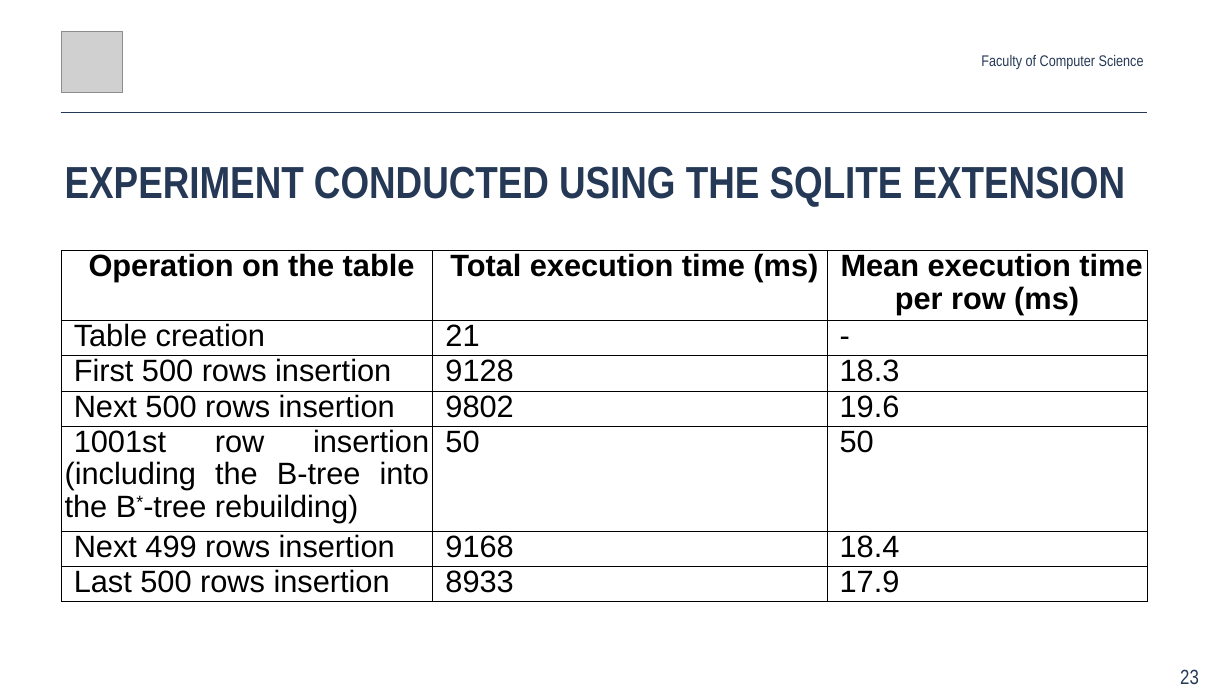
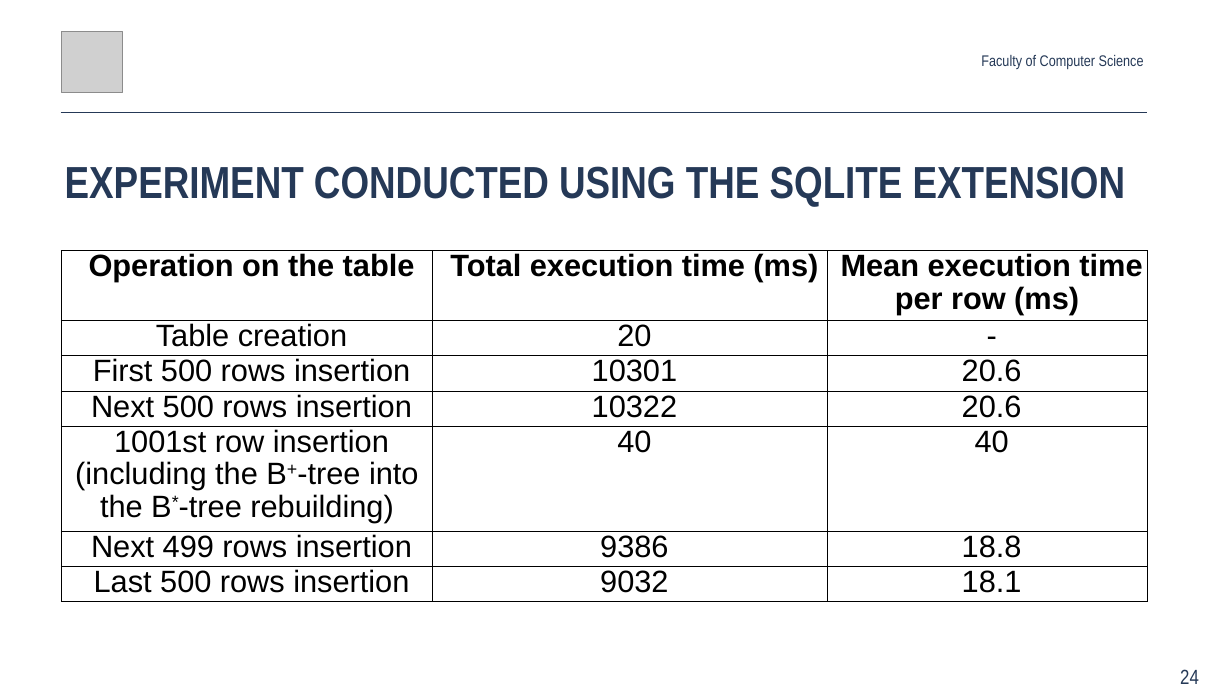
Before and after one commit to Glost/btrees_2019, a slide deck: slide 24 of root/docs/slides/Anton_Rigin_SYRCoSE_2019.pptx (slide 23 before the commit). Drawn at 1232x693 pixels with LibreOffice and Linux fonts; fonts in the diff are those of the drawing; grey boxes stand for pictures. Boxes give left, top, right and bottom in pixels: in the first picture for what was removed or moved away, otherwise in the second. Text is boxed around its words. In the diff, an @@ line names an element or a change of style, - is before the commit and + after.

```diff
--- a/root/docs/slides/Anton_Rigin_SYRCoSE_2019.pptx
+++ b/root/docs/slides/Anton_Rigin_SYRCoSE_2019.pptx
@@ table at (x1=61, y1=250, x2=1147, y2=601) @@
-row 2, column 2: 21
+row 2, column 2: 20
-row 3, column 2: 9128
+row 3, column 2: 10301
-row 3, column 3: 18.3
+row 3, column 3: 20.6
-row 4, column 2: 9802
+row 4, column 2: 10322
-row 4, column 3: 19.6
+row 4, column 3: 20.6
-row 5: 1001st row insertion (including the B-tree into the B*-tree rebuilding) | 50 | 50
+row 5: 1001st row insertion (including the B+-tree into the B*-tree rebuilding) | 40 | 40
-row 6, column 2: 9168
+row 6, column 2: 9386
-row 6, column 3: 18.4
+row 6, column 3: 18.8
-row 7, column 2: 8933
+row 7, column 2: 9032
-row 7, column 3: 17.9
+row 7, column 3: 18.1
@@ alignment justified to centre @@
@@ page number at (x1=1180, y1=669, x2=1199, y2=684): text changed @@
-23
+24
```
Also in this commit, not shown: 8 other slides changed, 1 slide added, 1 other file.
